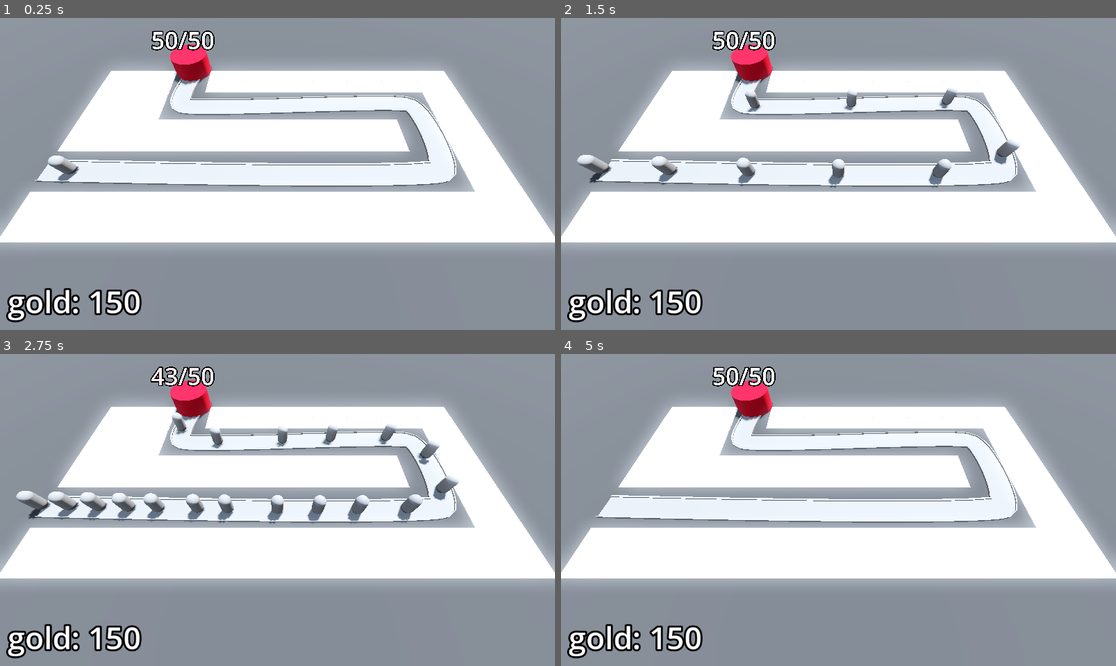
Above: before the commit, frames 1-4 (two rows, left to right).
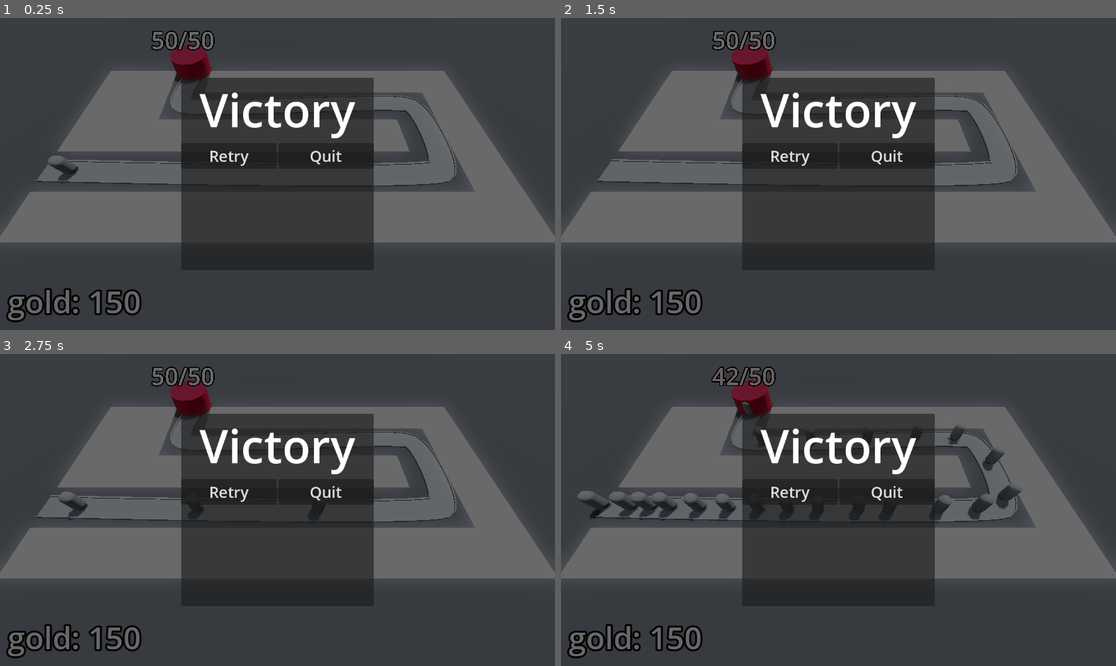
Above: after the commit, the same moments.

Repository: BerkayOzercan/Tutorial-Godot-Barbarian-Blaster
Game: Godot game, scene res://BaseLevel.tscn
The game is run twice, just before and just after one commit, with the same random seed, the same clock (stepped at 60 frames per second) and the same inputs.
Inputs (mouse positions are in pixels of both pictures, inside the frame that each line leads up to):
- Up to frame 1 (0.25 s): no input
- Up to frame 2 (1.5 s): click (788, 155) at 0.5 s, where only the run after the commit has a clickable "Retry"; click (788, 155) at 1.25 s, where only the run after the commit has a clickable "Retry"
- Up to frame 3 (2.75 s): click (227, 491) at 2 s, where only the run after the commit has a clickable "Retry"
- Up to frame 4 (5 s): move the mouse to (960, 494) at 2.77 s; click (960, 494) at 2.85 s; move the mouse to (727, 525) at 3.52 s; click (727, 525) at 3.6 s; move the mouse to (894, 441) at 4.27 s; click (894, 441) at 4.35 s

The runs differ from the first frame. In frame 1, 98% of the frame differs, in the area x 0-100%, y 0-100%; in frame 2, 98%; in frame 3, 98%; in frame 4, 99%.

Commit message:
Edit : victory screen

Diff:
--- a/BaseLevel.tscn
+++ b/BaseLevel.tscn
@@ -9,6 +9,7 @@
 [ext_resource type="PackedScene" uid="uid://w048g87bk8jn" path="res://Turret/turret.tscn" id="6_c203q"]
 [ext_resource type="Script" path="res://Bank.gd" id="8_wa3yd"]
 [ext_resource type="PackedScene" uid="uid://bprs8ukjctix6" path="res://DifficultyManager/difficulty_manager.tscn" id="9_ca76e"]
+[ext_resource type="PackedScene" uid="uid://clw18t4jr00rq" path="res://UI/victory_layer.tscn" id="10_uge1u"]
 
 [sub_resource type="ProceduralSkyMaterial" id="ProceduralSkyMaterial_37rqm"]
 sky_horizon_color = Color(0.64625, 0.65575, 0.67075, 1)
@@ -149,17 +150,9 @@
 label_settings = SubResource("LabelSettings_cmac6")
 
 [node name="DifficultyManager" parent="." instance=ExtResource("9_ca76e")]
+game_length = 30.0
 enemy_health_curve = SubResource("Curve_fuwnb")
 
-[node name="VictoryLayer" type="CanvasLayer" parent="."]
-visible = false
-
-[node name="ColorRect" type="ColorRect" parent="VictoryLayer"]
-anchors_preset = 15
-anchor_right = 1.0
-anchor_bottom = 1.0
-grow_horizontal = 2
-grow_vertical = 2
-color = Color(0, 0, 0, 0.588235)
+[node name="VictoryLayer" parent="." instance=ExtResource("10_uge1u")]
 
 [connection signal="timeout" from="EnemyPath/Timer" to="EnemyPath" method="_on_timer_timeout"]
--- a/DifficultyManager/difficulty_manager.gd
+++ b/DifficultyManager/difficulty_manager.gd
@@ -2,7 +2,7 @@
 
 signal stop_spawning_enemies
 
-@export var game_length: float = 30.0
+@export var game_length: float
 @export var spawn_time_curve: Curve
 @export var enemy_health_curve: Curve
 @onready var timer: Timer = $Timer
--- /dev/null
+++ b/UI/victory_layer.gd
@@ -0,0 +1,11 @@
+extends CanvasLayer
+
+func _on_retry_button_pressed() -> void:
+	print("Retry")
+	get_tree().reload_current_scene()
+	pass # Replace with function body.
+
+
+func _on_quit_button_pressed() -> void:
+	get_tree().quit()
+	pass # Replace with function body.
--- /dev/null
+++ b/UI/victory_layer.tscn
@@ -0,0 +1,55 @@
+[gd_scene load_steps=3 format=3 uid="uid://clw18t4jr00rq"]
+
+[ext_resource type="Script" path="res://UI/victory_layer.gd" id="1_66sxo"]
+
+[sub_resource type="LabelSettings" id="LabelSettings_h70mh"]
+font_size = 96
+
+[node name="VictoryLayer" type="CanvasLayer"]
+script = ExtResource("1_66sxo")
+
+[node name="ColorRect" type="ColorRect" parent="."]
+anchors_preset = 15
+anchor_right = 1.0
+anchor_bottom = 1.0
+grow_horizontal = 2
+grow_vertical = 2
+color = Color(0, 0, 0, 0.588235)
+
+[node name="CenterContainer" type="CenterContainer" parent="."]
+anchors_preset = 15
+anchor_right = 1.0
+anchor_bottom = 1.0
+grow_horizontal = 2
+grow_vertical = 2
+
+[node name="PanelContainer" type="PanelContainer" parent="CenterContainer"]
+custom_minimum_size = Vector2(400, 400)
+layout_mode = 2
+
+[node name="VBoxContainer" type="VBoxContainer" parent="CenterContainer/PanelContainer"]
+layout_mode = 2
+
+[node name="Label" type="Label" parent="CenterContainer/PanelContainer/VBoxContainer"]
+layout_mode = 2
+text = "Victory"
+label_settings = SubResource("LabelSettings_h70mh")
+horizontal_alignment = 1
+
+[node name="HBoxContainer" type="HBoxContainer" parent="CenterContainer/PanelContainer/VBoxContainer"]
+layout_mode = 2
+
+[node name="RetryButton" type="Button" parent="CenterContainer/PanelContainer/VBoxContainer/HBoxContainer"]
+layout_mode = 2
+size_flags_horizontal = 3
+theme_override_font_sizes/font_size = 32
+text = "Retry"
+
+[node name="QuitButton" type="Button" parent="CenterContainer/PanelContainer/VBoxContainer/HBoxContainer"]
+layout_mode = 2
+size_flags_horizontal = 3
+theme_override_font_sizes/font_size = 32
+text = "Quit"
+
+[connection signal="pressed" from="CenterContainer/PanelContainer/VBoxContainer/HBoxContainer/RetryButton" to="." method="_on_retry_button_pressed"]
+[connection signal="pressed" from="CenterContainer/PanelContainer/VBoxContainer/HBoxContainer/QuitButton" to="." method="_on_quit_button_pressed"]
Not shown: 1 places in BaseLevel.tscn that only renumber resources
